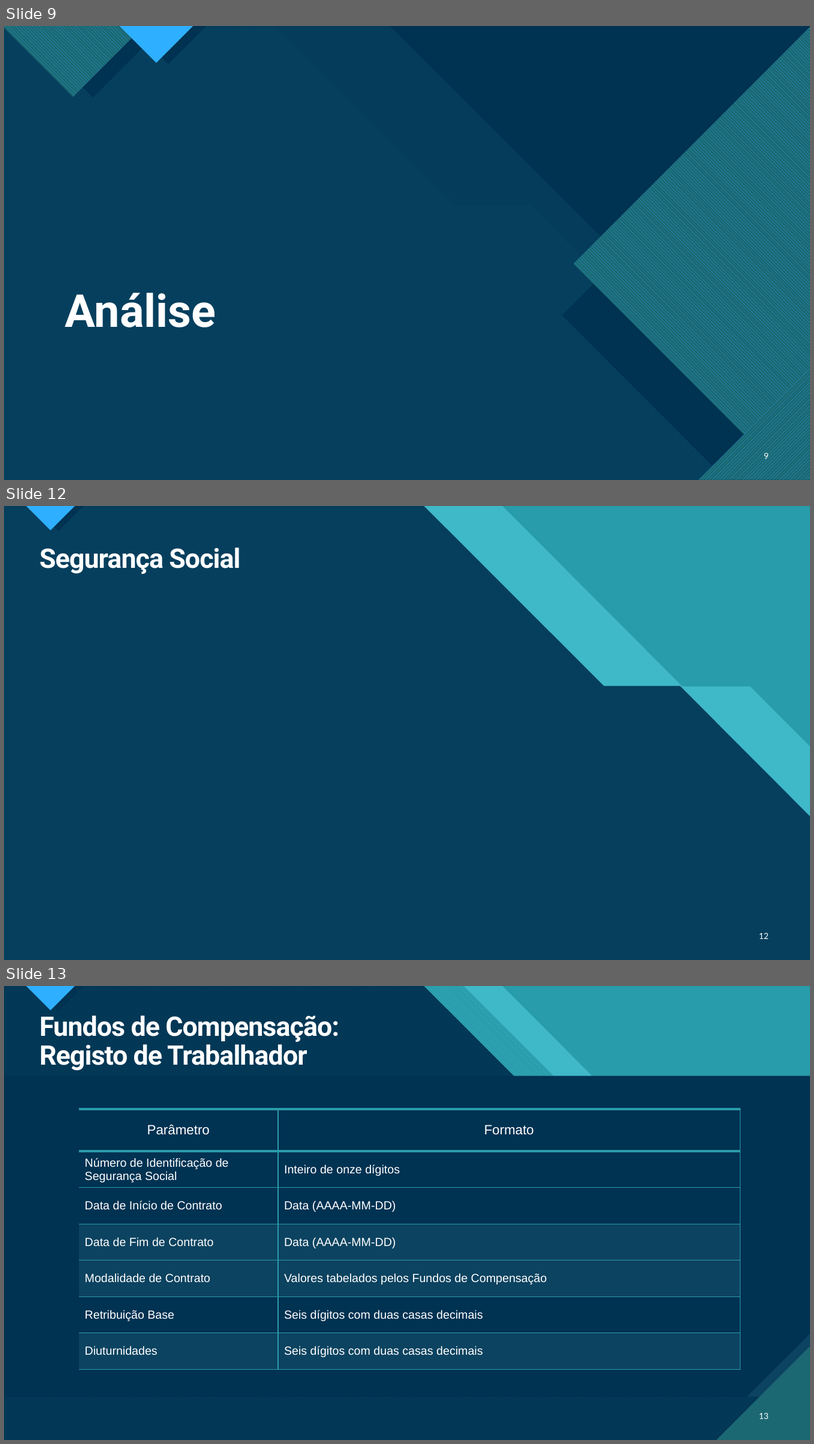
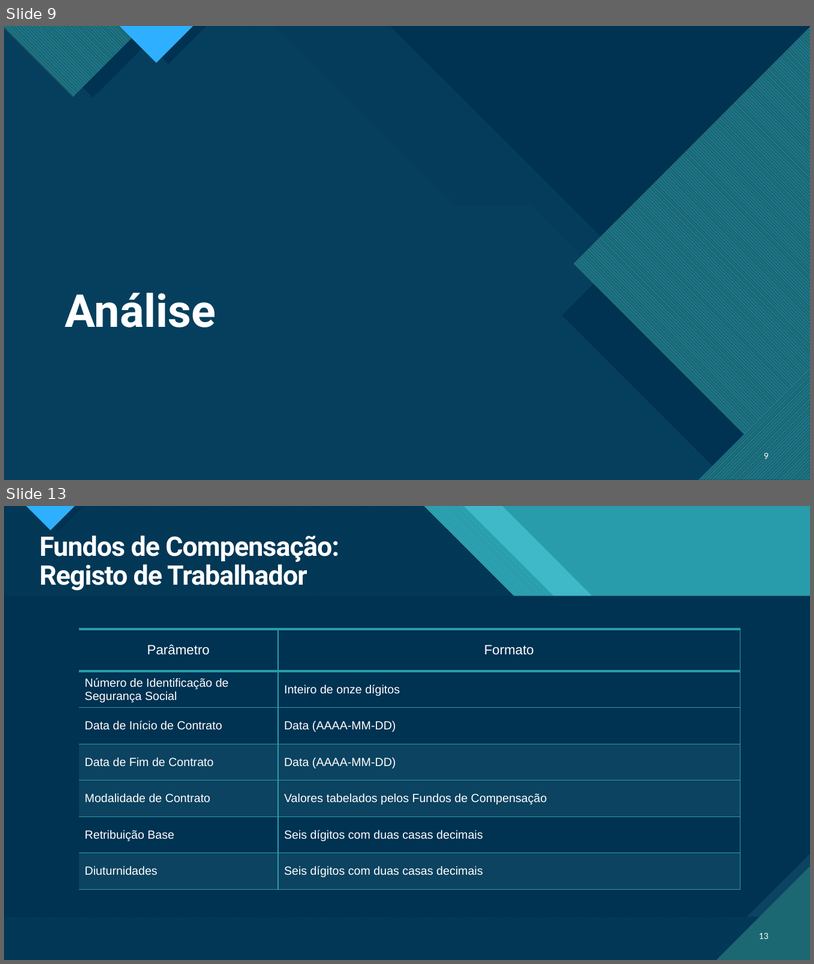
Before and after one commit to pedrocarrega/tese_mestrado_21-22, a slide deck: relatorio_preliminar/presentation.pptx. Shown one above the other, each under a label of ours: slides 9, 12 and 13 before the commit, slides 9 and 13 after it; the slides between them are not shown. The pictures are 814x1444 and 814x964 pixels, drawn with LibreOffice and Linux fonts; fonts in the diff are those of the drawing. Boxes give left, top, right and bottom in pixels: in the first picture for what was removed or moved away, otherwise in the second. Text is boxed around its words. In the diff, an @@ line names an element or a change of style, - is before the commit and + after.

```diff
--- a/relatorio_preliminar/presentation.pptx
+++ b/relatorio_preliminar/presentation.pptx
@@ slide 12 removed at (x1=4, y1=506, x2=810, y2=960), background #47C3D3; not listed: 14 template elements that a slide beside it also shows @@
@@ title removed at (x1=39, y1=547, x2=240, y2=574) @@
-Segurança Social
@@ page number removed at (x1=759, y1=933, x2=769, y2=939) @@
-12
```
Also in this commit, not shown: 7 slides changed, 2 slides added, 1 other slide removed.
